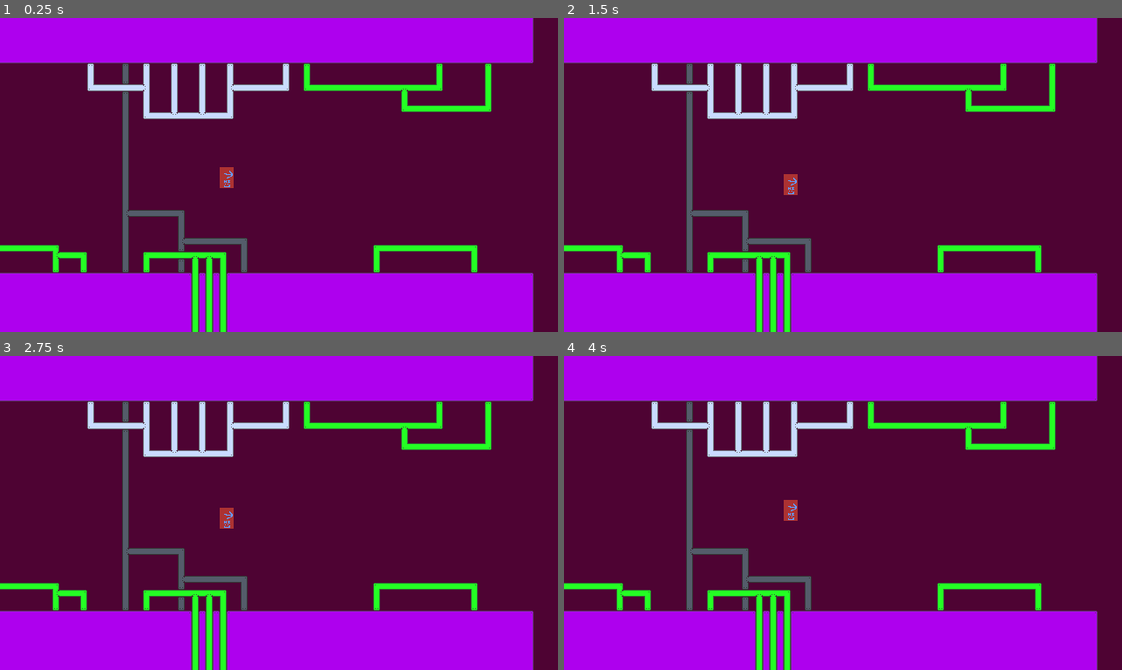
Above: before the commit, frames 1-4 (two rows, left to right).
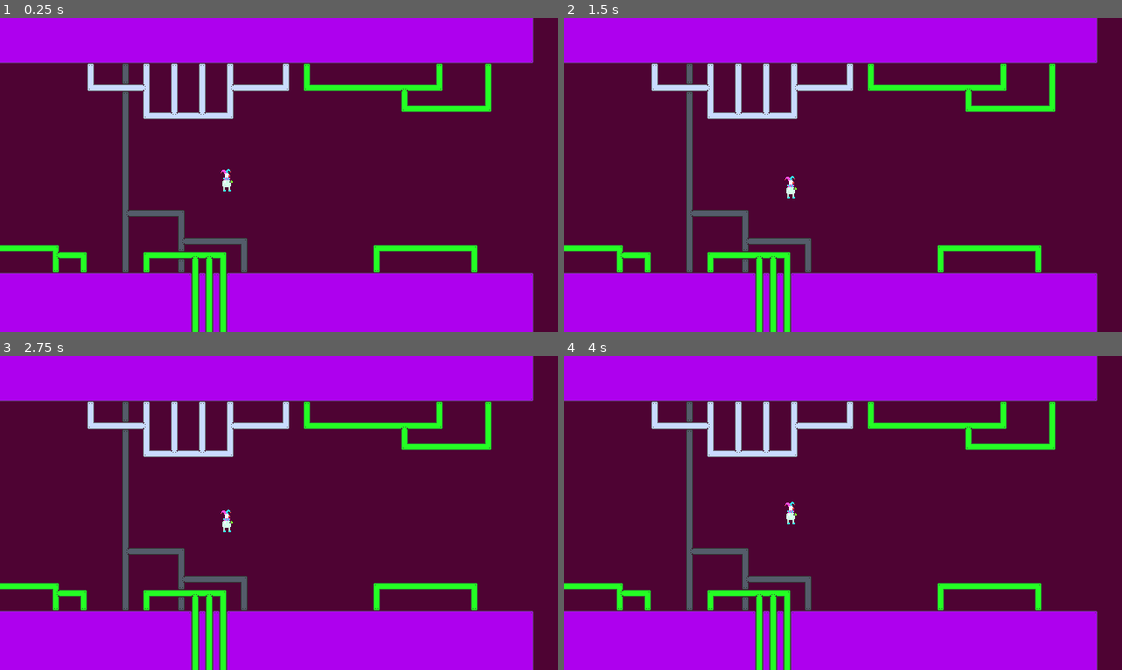
Above: after the commit, the same moments.

Repository: Person552/tower-swing
Game: Godot game, scene res://scenes/main.tscn
The game is run twice, just before and just after one commit, with the same random seed, the same clock (stepped at 60 frames per second) and the same inputs.
Inputs:
- Up to frame 1 (0.25 s): no input
- Up to frame 2 (1.5 s): tap Space (hook) at 0.6, 1.35 s
- Up to frame 3 (2.75 s): tap Space (hook) at 2.1 s
- Up to frame 4 (4 s): tap Space (hook) at 2.85, 3.6 s

The runs differ from the first frame. In frame 1, 0.2% of the frame differs, in the area x 39-42%, y 47-56%; in frame 2, 0.2%; in frame 3, 0.2%; in frame 4, 0.2%.

Commit message:
clown texture

Diff:
--- a/scenes/player.tscn
+++ b/scenes/player.tscn
@@ -1,13 +1,13 @@
 [gd_scene format=3 uid="uid://bfkh5g0igfy7e"]
 
 [ext_resource type="Script" uid="uid://dm7gd7m5wcq2a" path="res://scripts/player.gd" id="1_g2els"]
-[ext_resource type="Texture2D" uid="uid://4uqo352fwre5" path="res://textures/Placeholder Character.png" id="2_qhqgy"]
+[ext_resource type="Texture2D" uid="uid://dikj37ddicnvj" path="res://textures/clown.png" id="2_g2els"]
 
 [sub_resource type="SpriteFrames" id="SpriteFrames_psq6u"]
 animations = [{
 "frames": [{
 "duration": 1.0,
-"texture": ExtResource("2_qhqgy")
+"texture": ExtResource("2_g2els")
 }],
 "loop": 1,
 "name": &"default",
@@ -16,7 +16,7 @@
 
 [sub_resource type="CapsuleShape2D" id="CapsuleShape2D_1bvp3"]
 radius = 8.0
-height = 24.0
+height = 32.0
 
 [node name="Player" type="CharacterBody2D" unique_id=625837165]
 script = ExtResource("1_g2els")
Binary file added: textures/clown.png
Not shown, added: textures/clown.png.import
